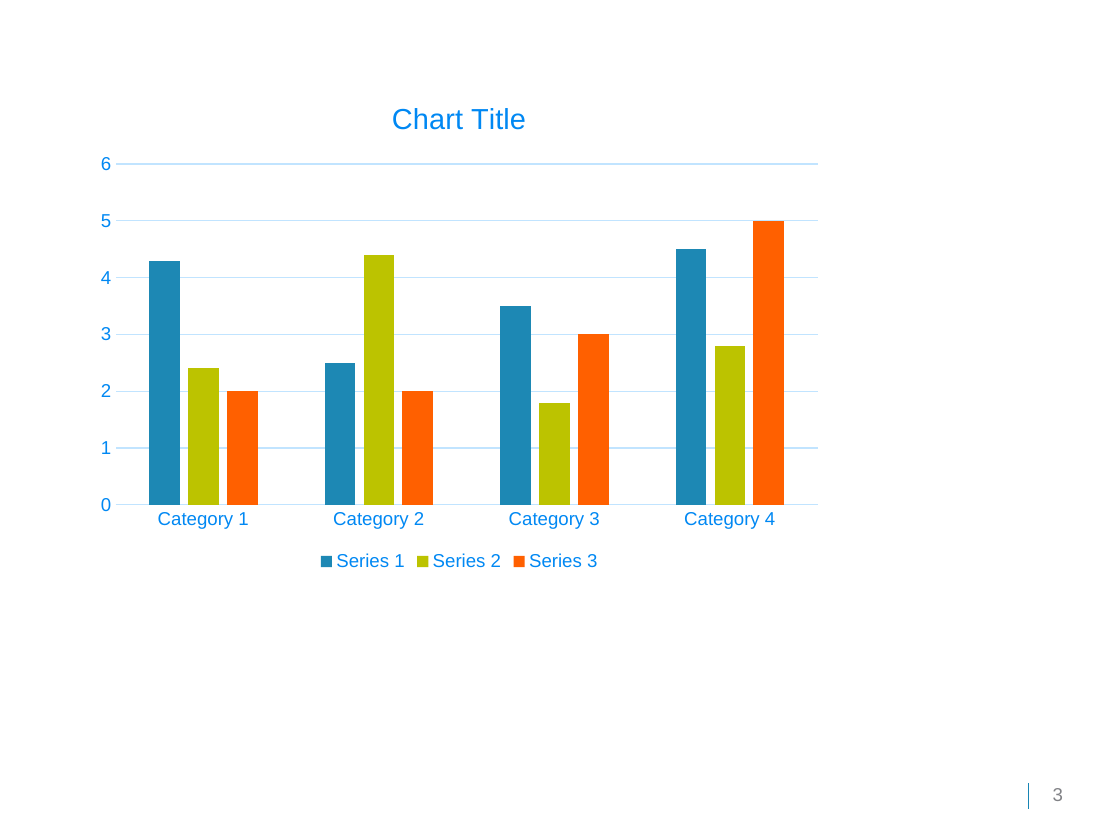
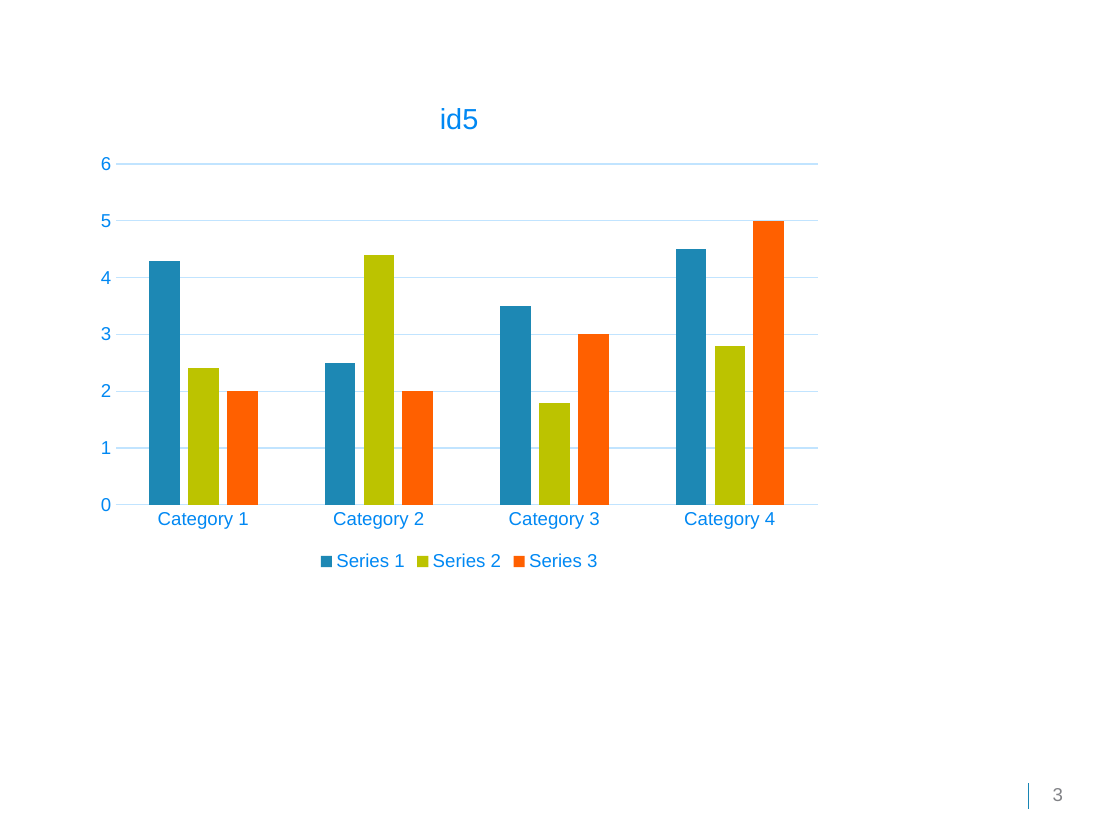
Before and after one commit to ShapeCrawler/ShapeCrawler, a slide deck: slide 3 of ShapeCrawler.Tests.Unit/Resource/024_chart.pptx. Drawn at 1120x840 pixels with LibreOffice and Linux fonts; fonts in the diff are those of the drawing; background and template pictures are left out. Boxes give left, top, right and bottom in pixels: in the first picture for what was removed or moved away, otherwise in the second. Text is boxed around its words. In the diff, an @@ line names an element or a change of style, - is before the commit and + after.

```diff
--- a/ShapeCrawler.Tests.Unit/Resource/024_chart.pptx
+++ b/ShapeCrawler.Tests.Unit/Resource/024_chart.pptx
@@ column chart at (86, 78, 833, 576) @@
@@ title "id5 " added @@
```
Also in this commit, not shown: 8 other files.
